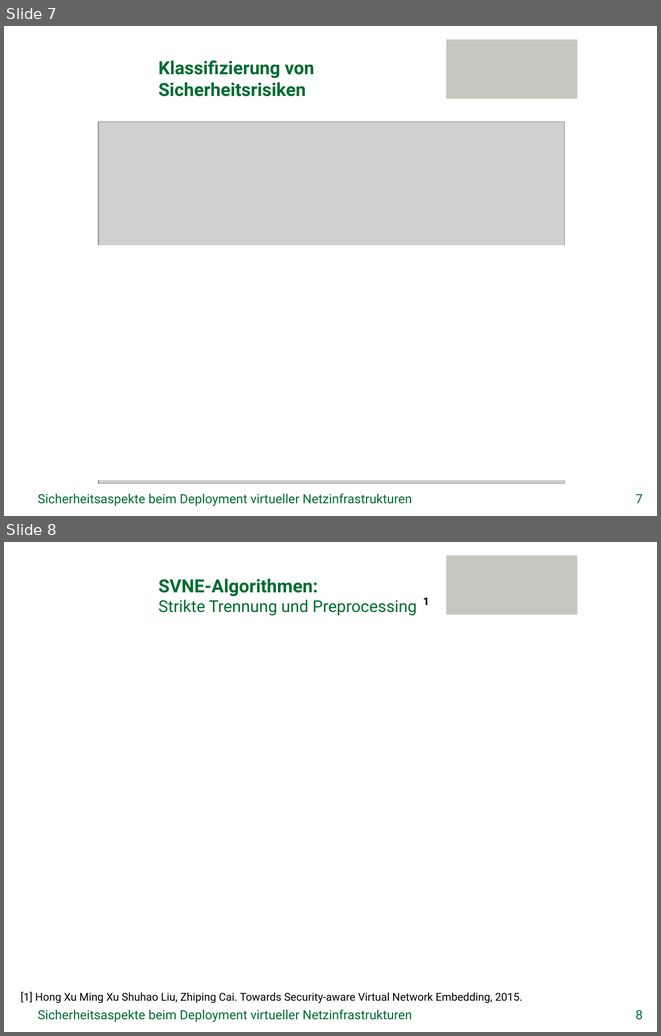
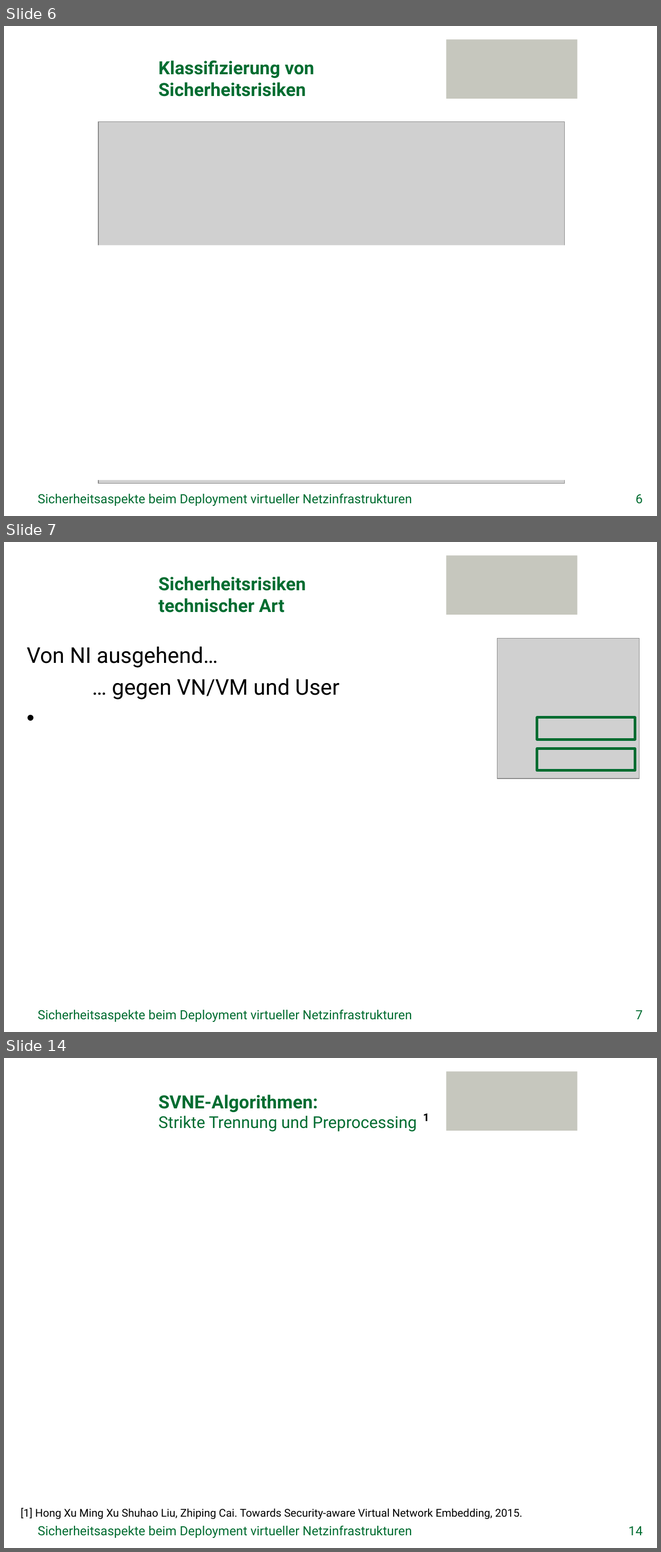
Before and after one commit to GeGroe/timvs, a slide deck: Referat/PowerPoint/TimvS_SVNE.pptx. Shown one above the other, each under a label of ours: slides 7 and 8 before the commit, slides 6, 7 and 14 after it; the slides between them are not shown. The pictures are 661x1036 and 661x1552 pixels, drawn with LibreOffice and Linux fonts; fonts in the diff are those of the drawing; grey boxes stand for pictures; background and template pictures are left out. Boxes give left, top, right and bottom in pixels: in the first picture for what was removed or moved away, otherwise in the second. Text is boxed around its words. In the diff, an @@ line names an element or a change of style, - is before the commit and + after.

Commit message:
Folien zu Sicherheitsrisiken vorbereitet. Mitlaufende Klassifizierung.

```diff
--- a/Referat/PowerPoint/TimvS_SVNE.pptx
+++ b/Referat/PowerPoint/TimvS_SVNE.pptx
@@ slide 7 added at [4, 542, 657, 1032], background picture (left out); not listed: 1 template element that a slide beside it also shows @@
@@ title added at [158, 576, 306, 612], 20 pt, text #006C30, bold @@
+Sicherheitsrisiken
+technischer Art
@@ text added at [27, 646, 339, 699], 24 pt, text #000000 @@
+Von NI ausgehend…
+… gegen VN/VM und User
@@ picture added at [497, 638, 639, 778] @@
@@ rectangle added at [538, 717, 635, 739], outline #006C30 3 pt @@
@@ rectangle added at [538, 748, 635, 770], outline #006C30 3 pt @@
@@ text added at [38, 1009, 412, 1022], 14 pt, text #006C30 @@
+Sicherheitsaspekte beim Deployment virtueller Netzinfrastrukturen
@@ page number added at [636, 1010, 643, 1019], 14 pt, text #006C30 @@
+7
@@ what was slide 7 is now slide 6 @@
@@ page number at [636, 494, 643, 504]: text changed @@
-7
+6
@@ what was slide 8 is now slide 14 @@
@@ page number at [628, 1526, 643, 1535]: text changed @@
-8
+14
```
Also in this commit, not shown: 1 slide changed, 5 other slides added.
